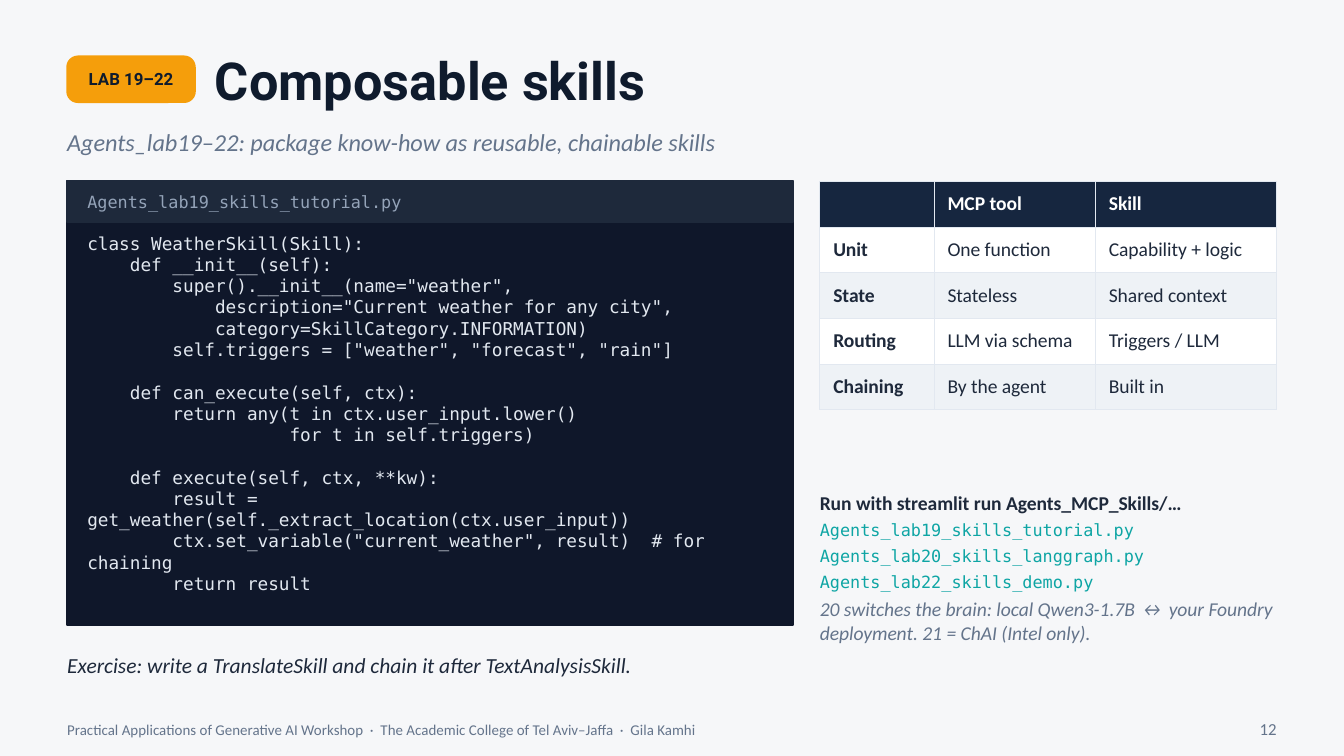
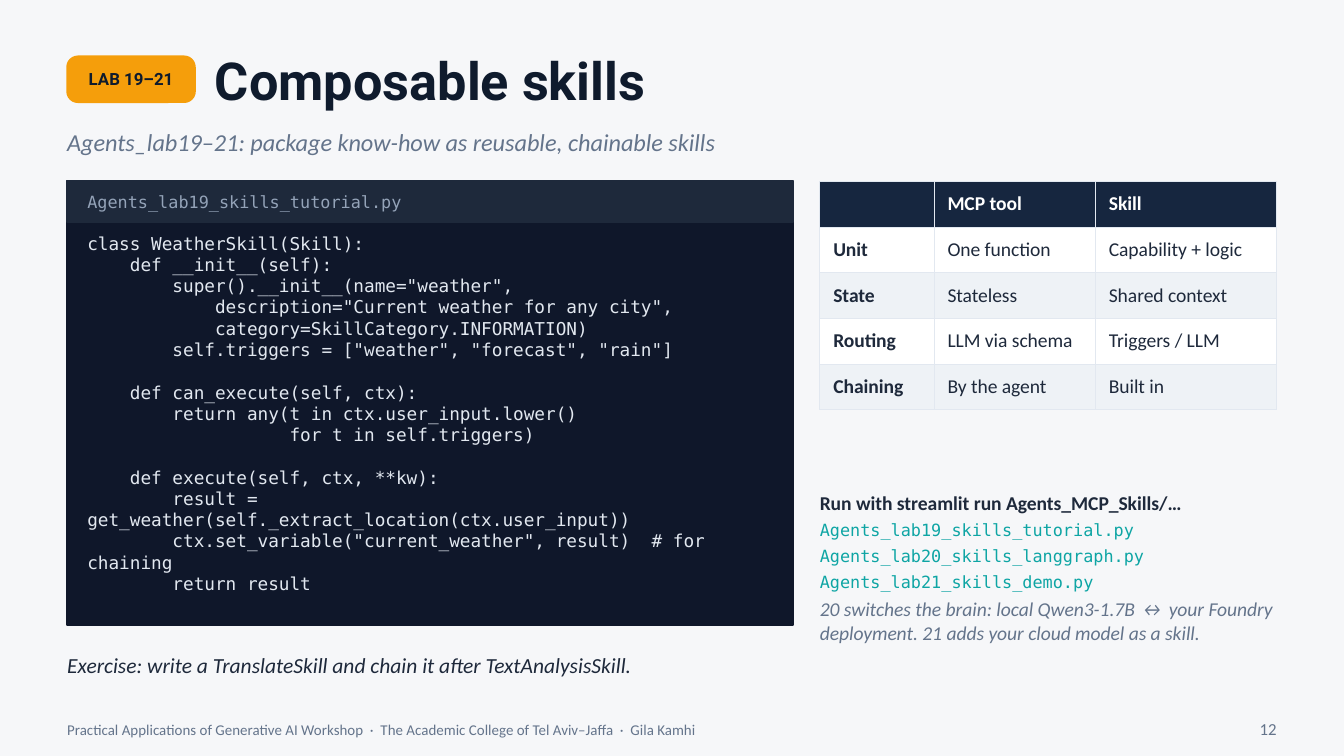
Before and after one commit to MTAGenAICourse/GenAI_APIs_Cloud_Local, a slide deck: slide 12 of Agents_MCP_Skills/PAGA-3_Agents_MCP_Skills.pptx. Drawn at 1344x756 pixels with LibreOffice and Linux fonts; fonts in the diff are those of the drawing. Boxes give left, top, right and bottom in pixels: in the first picture for what was removed or moved away, otherwise in the second. Text is boxed around its words. In the diff, an @@ line names an element or a change of style, - is before the commit and + after.

```diff
--- a/Agents_MCP_Skills/PAGA-3_Agents_MCP_Skills.pptx
+++ b/Agents_MCP_Skills/PAGA-3_Agents_MCP_Skills.pptx
@@ text at (89, 73, 173, 85): text changed @@
-LAB 19–22
+LAB 19–21
@@ text at (67, 134, 715, 155): text changed @@
-Agents_lab19–22: package know-how as reusable, chainable skills
+Agents_lab19–21: package know-how as reusable, chainable skills
@@ text at (820, 575, 1273, 643): text changed @@
-Agents_lab22_skills_demo.py
-20 switches the brain: local Qwen3-1.7B ↔ your Foundry deployment. 21 = ChAI (Intel only).
+Agents_lab21_skills_demo.py
+20 switches the brain: local Qwen3-1.7B ↔ your Foundry deployment. 21 adds your cloud model as a skill.
```
Also in this commit, not shown: 9 other slides changed.
